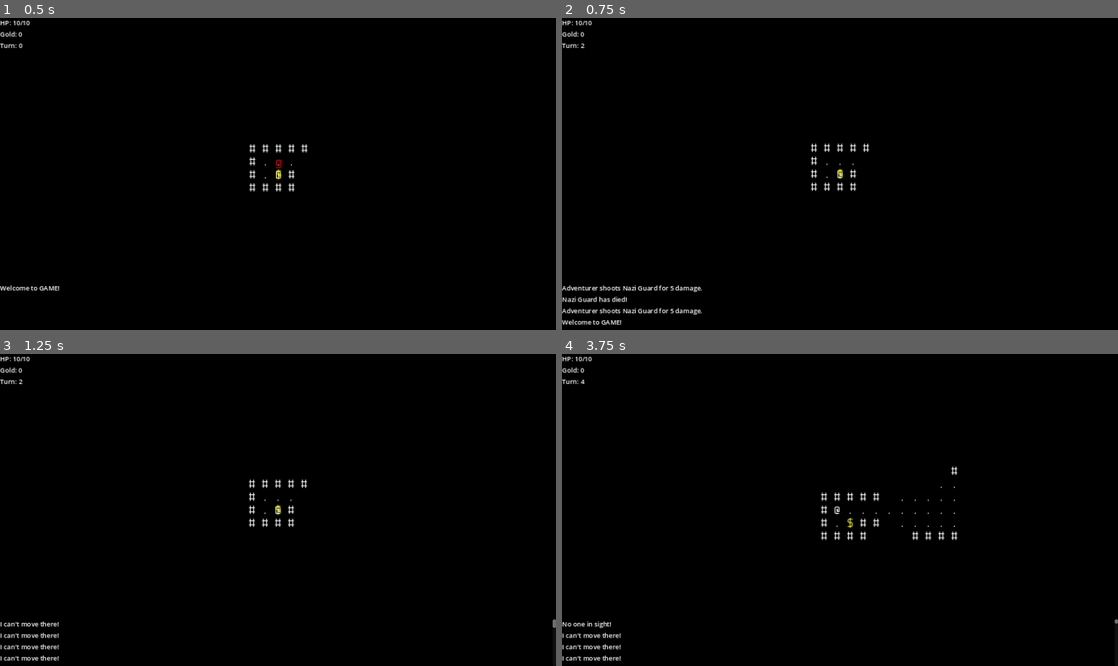
Above: before the commit, frames 1-4 (two rows, left to right).
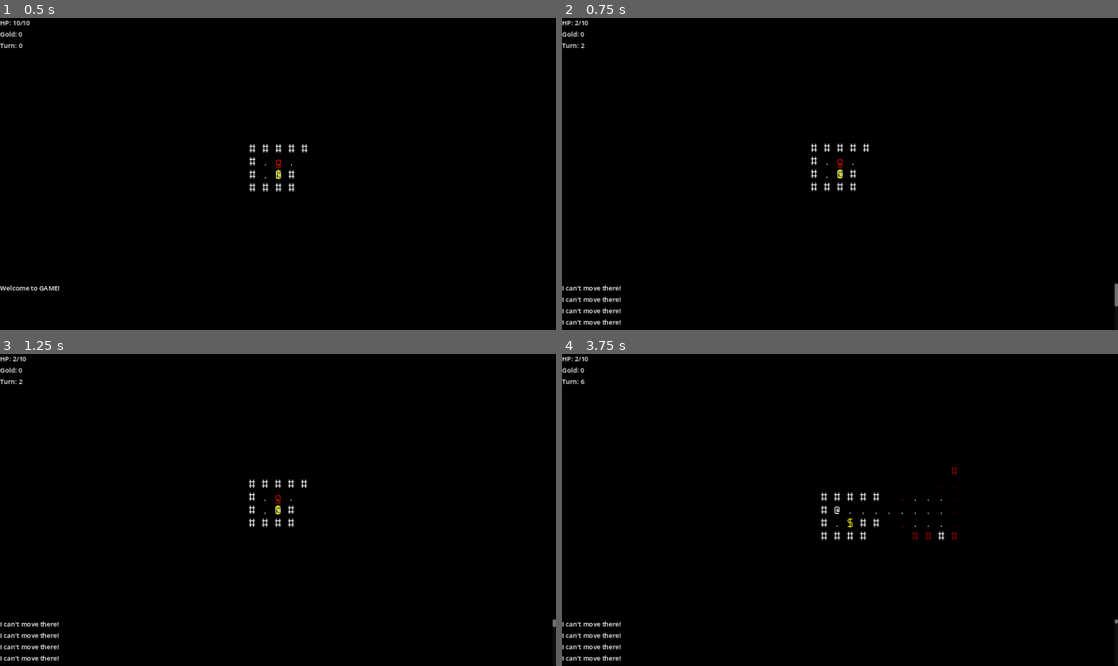
Above: after the commit, the same moments.

Repository: ElPresidentePoole/godot-rl
Game: Godot game, scene res://scenes/dungeon.tscn
Two runs of this game, one before a commit and one after it. Both use one fixed random seed, a clock stepped at 60 frames per second and the inputs below.
Inputs:
- Up to frame 1 (0.5 s): no input
- Up to frame 2 (0.75 s): hold D (move_east) from 0.53 s (still down); hold F (fire_at_nearest_mob) from 0.53 s (still down)
- Up to frame 3 (1.25 s): keep holding D (move_east); keep holding F (fire_at_nearest_mob)
- Up to frame 4 (3.75 s): tap Enter at 1.25, 2.75 s; release D (move_east) at 1.28 s; release F (fire_at_nearest_mob) at 1.28 s; hold S (move_south) 1.28-2.03 s; tap F (fire_at_nearest_mob) at 1.35, 2.85 s; tap Space at 2, 3.5 s; hold D (move_east) 2.03-2.78 s; hold F (fire_at_nearest_mob) 2.03-2.78 s; hold W (move_north) 2.78-3.53 s; hold A (move_west) from 3.53 s (still down); hold F (fire_at_nearest_mob) from 3.53 s (still down)

Frame 1 is identical in both runs. In frame 2, 0.9% of the frame differs, in the area x 0-100%, y 0-99%; in frame 3, less than 0.1%; in frame 4, 0.3%.

Commit message:
figured it out because i read the docs on await/async lol

Diff:
--- a/scenes/dungeon.gd
+++ b/scenes/dungeon.gd
@@ -146,7 +146,7 @@
 func attack(perp: Node2D, victim: Node2D) -> void:
 	victim.mortality.take_damage(perp.weapon.attack_damage)
 	player.hud.log_container.add_entry("{perp} {verb} {victim} for {amount} damage.".format({'perp': perp.mob_name, 'verb': perp.weapon.attack_verb, 'victim': victim.mob_name, 'amount': perp.weapon.attack_damage}))
-	visualize_projectile(perp.position, victim.position)
+	await visualize_projectile(perp.position, victim.position)
 	# TODO: damage based on perp
 	# should this (below) be signal based?
 #	print_debug(victim.mortality.hp)
@@ -154,8 +154,10 @@
 func process_turn(player_state):
 	for m in mobs.get_children():
 		if not m.is_queued_for_deletion():
+			m.ready_to_act = false
 			update_mob_fov(m)
 			m.do_turn_behavior(astar, mob_mrpas_map[m], cellmap, player_state, player)
+			m.ready_to_act = true
 	update_player_fov(player_state['new_position'])
 	turn_count += 1
 	player.hud.turn_label.text = 'Turn: {t}'.format({'t': turn_count})
@@ -199,18 +201,22 @@
 
 
 func _on_perform_game_action(action, data) -> void:
-	if not player.ready_to_act or mobs.get_children().any(func(m): not m.ready_to_act):
+	if data['actor'] == player and (not player.ready_to_act or mobs.get_children().any(func(m): not m.ready_to_act)):
 		return
 	var action_successful: bool = false
 	if action == GameAction.Actions.ATTACK:
-		attack(data['actor'], data['victim'])
+		data['actor'].ready_to_act = false
+		await attack(data['actor'], data['victim'])
+		data['actor'].ready_to_act = true
 		action_successful = true
 	elif action == GameAction.Actions.MOVE:
 		var pos_final: Vector2 = data['actor'].position + cellmap.cell_pos_to_world(data['dv'])
 		if astar.is_point_disabled(astar.get_closest_point(pos_final, true)): # TODO: may need to check if the points are connected too!
 			player.hud.log_container.add_entry("I can't move there!")
 		else:
-			data['actor'].move(astar, cellmap, pos_final)
+			data['actor'].ready_to_act = false
+			await data['actor'].move(astar, cellmap, pos_final)
+			data['actor'].ready_to_act = true
 			action_successful = true
 	elif action == GameAction.Actions.AIM:
 		var mobs_to_distance_map: Dictionary = {}
@@ -223,7 +229,6 @@
 				if mobs_to_distance_map[m] < mobs_to_distance_map[closest_mob]:
 					closest_mob = m
 			if mobs_to_distance_map[closest_mob] <= player.weapon.attack_range+1:
-				attack(player, closest_mob)
 				player.emit_signal('perform_game_action', GameAction.Actions.ATTACK, { 'actor': player, 'victim': closest_mob })
 				action_successful = true
 			else:
@@ -234,6 +239,4 @@
 		action_successful = true # I mean, what else is there to do?
 
 	if action_successful and data['actor'] == player:
-		player.ready_to_act = false
-		player.action_cooldown_timer.start()
 		process_turn({ 'new_position': player.position })
--- a/scenes/mob.gd
+++ b/scenes/mob.gd
@@ -10,6 +10,7 @@
 @onready var label: Label = $Label
 
 signal perform_game_action(action: GameAction.Actions, data: Dictionary)
+signal done_acting()
 
 # Called when the node enters the scene tree for the first time.
 func _ready() -> void:
--- a/scenes/player.gd
+++ b/scenes/player.gd
@@ -90,7 +90,3 @@
 # Called every frame. 'delta' is the elapsed time since the previous frame.
 func _process(delta) -> void:
 	handle_movement()
-
-
-func _on_action_cooldown_timer_timeout():
-	ready_to_act = true
--- a/scenes/player.tscn
+++ b/scenes/player.tscn
@@ -103,9 +103,3 @@
 
 [node name="Weapon" type="Node" parent="."]
 script = ExtResource("5_g7kw1")
-
-[node name="ActionCooldownTimer" type="Timer" parent="."]
-wait_time = 0.2
-one_shot = true
-
-[connection signal="timeout" from="ActionCooldownTimer" to="." method="_on_action_cooldown_timer_timeout"]
